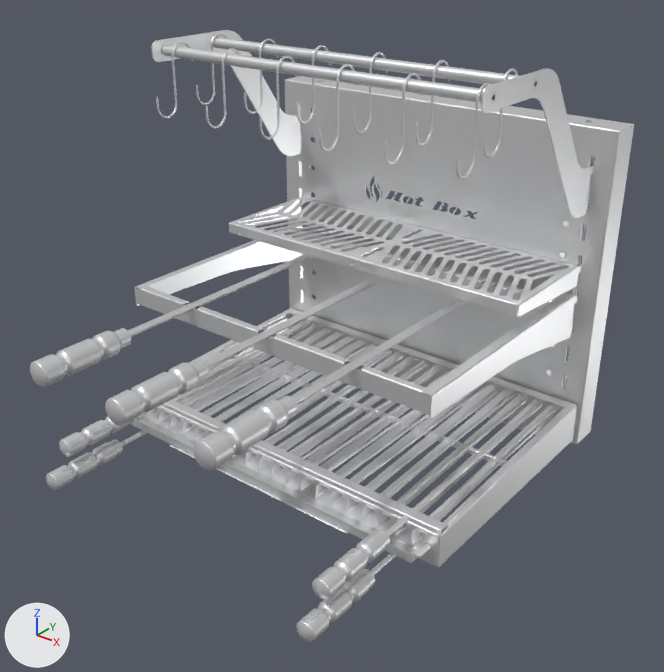
An edit to the glTF model select-60x40.glb, drawn before and after from the same camera.
The view is the same before and after, from a camera (50 mm lens) standing at (0.786, -0.925, 0.806) and looking at (0.049, -0.004, 0.235). Arrows for +X, +Y and +Z are at lower left; the lights stay in place. The older version comes first. Where no turn or scale is listed for an object, it has been applied to the vertices.

Script lines for the objects in view, before the commit:
```python
me_espetos_inox = bpy.data.meshes.new('espetos_inox')
me_espetos_inox.from_pydata(...)  # 14138 vertices, 28280 faces; spans x -0.272..0.272, y -0.336..0.336, z -0.043..0.043
me_espetos_inox.materials.append(mat_inox)  # white #ecedee
me_estrutura_inox = bpy.data.meshes.new('estrutura_inox')
me_estrutura_inox.from_pydata(...)  # 13448 vertices, 27830 faces; spans x -0.306..0.306, y -0.12..0.12, z -0.254..0.254
me_estrutura_inox.materials.append(mat_inox)  # white #ecedee
me_tendal_inox = bpy.data.meshes.new('tendal_inox')
me_tendal_inox.from_pydata(...)  # 16168 vertices, 32296 faces; spans x -0.273..0.273, y -0.179..0.179, z -0.114..0.114
me_tendal_inox.materials.append(mat_inox)  # white #ecedee
ob_espetos_inox = bpy.data.objects.new('espetos_inox', me_espetos_inox)
ob_espetos_inox.location = (0.0, -0.022, 0.226)
ob_estrutura_inox = bpy.data.objects.new('estrutura_inox', me_estrutura_inox)
ob_estrutura_inox.location = (0.0, 0.238, 0.254)
ob_tendal_inox = bpy.data.objects.new('tendal_inox', me_tendal_inox)
ob_tendal_inox.location = (0.0, 0.137, 0.497)
# also in view: 'grelhaarg_inox' at (-0.001, 0.025, 0.039); 'grelhauru_inox' at (-0.001, 0.04, 0.061)
```
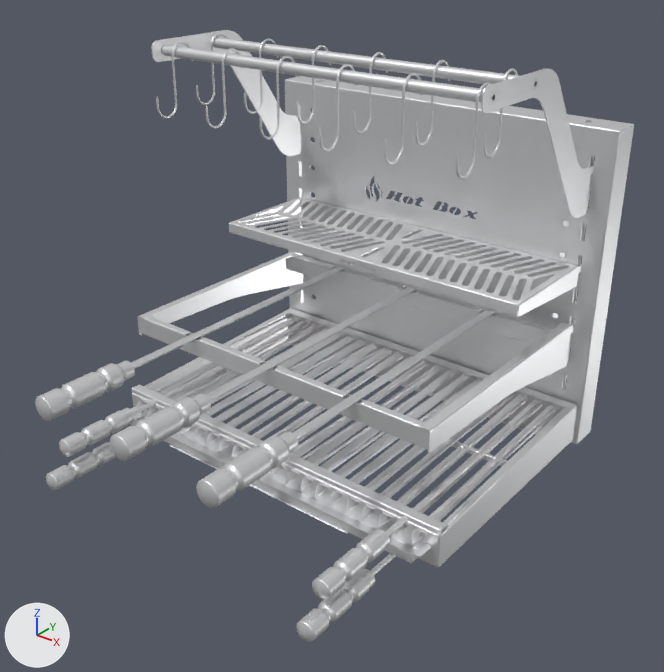
Boxes (x1, y1, x2, y2) around the edits, measured in the pictures (664 x 672 px):
'espetos_inox', moved
    before: (30, 222, 577, 471)
    after: (35, 251, 574, 508)

The change, as a list of edits to the scene's bpy script:
```text
Change ob_espetos_inox:
    ob_espetos_inox.location: (0.0, -0.022, 0.226) -> (0.0, -0.022, 0.176)
```
